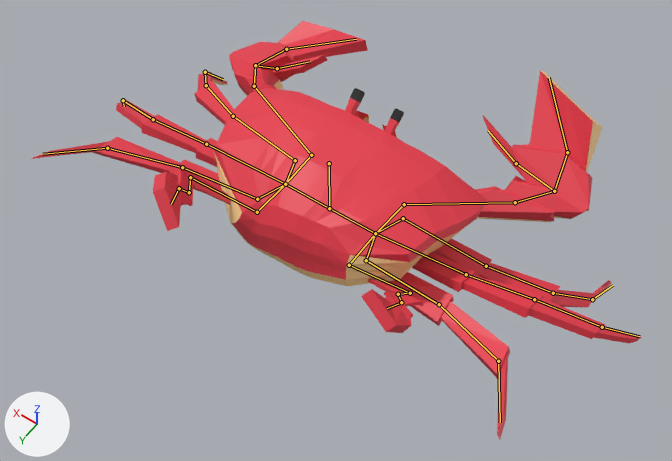
Renders of the Blender file Art/Crab.blend from each side of a commit.
The view is the same before and after, from a 50 mm camera at (-3.05, 4.18, 6.3) aimed at (-0.12, 0.08, -0.15). The axes (+X, +Y, +Z) are drawn at lower left. The lights are the same throughout. Both versions are drawn at frame 55 of the action 'ArmatureAction'; the numbers are the values there. The bones that bend it are drawn over the model as lines.
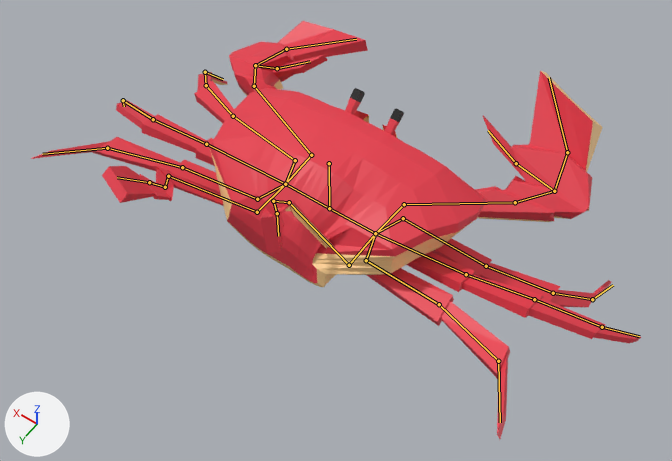
Commit message: updated crab anim

Where the change shows, as pixel boxes (x1, y1, x2, y2) in the pictures (672 x 461 px):
'Cube', posed
    both: (31, 21, 641, 439)
bone 'Bone.006', root to tip
    before: (257, 212) to (190, 177)
    after: (257, 212) to (168, 176)
bone 'Bone.025', root to tip
    before: (189, 192) to (179, 188)
    after: (165, 187) to (149, 182)
bone 'Bone.037', root to tip
    before: (349, 265) to (410, 293)
    after: (349, 265) to (289, 202)
bone 'Bone.038', root to tip
    before: (410, 293) to (398, 294)
    after: (289, 202) to (273, 201)
bone 'Bone.039', root to tip
    before: (398, 294) to (401, 302)
    after: (273, 201) to (277, 213)
bone 'Bone.040', root to tip
    before: (401, 302) to (387, 308)
    after: (277, 213) to (278, 236)

What the commit changed:
Bone 'Bone.006' (bone_bone_006) turns from (-68, -30, 12) to (-43, -23, 1) degrees about its own x, y and z.
Bone 'Bone.025' (bone_bone_025) turns from (-12, -11, -8) to (-1, -1, -1) degrees about its own x, y and z.
Bone 'Bone.037' (bone_bone_037) turns from (-32, -5, -2) to (-116, 20, -16) degrees about its own x, y and z.
Bone 'Bone.038' (bone_bone_038) turns from (-42, -48, -7) to (-18, -124, -61) degrees about its own x, y and z.
Bone 'Bone.039' (bone_bone_039) turns from (-24, 33, 16) to (-3, 3, 2) degrees about its own x, y and z.
Bone 'Bone.040' (bone_bone_040) turns from (-23, -42, -12) to (-23, -49, -16) degrees about its own x, y and z.
